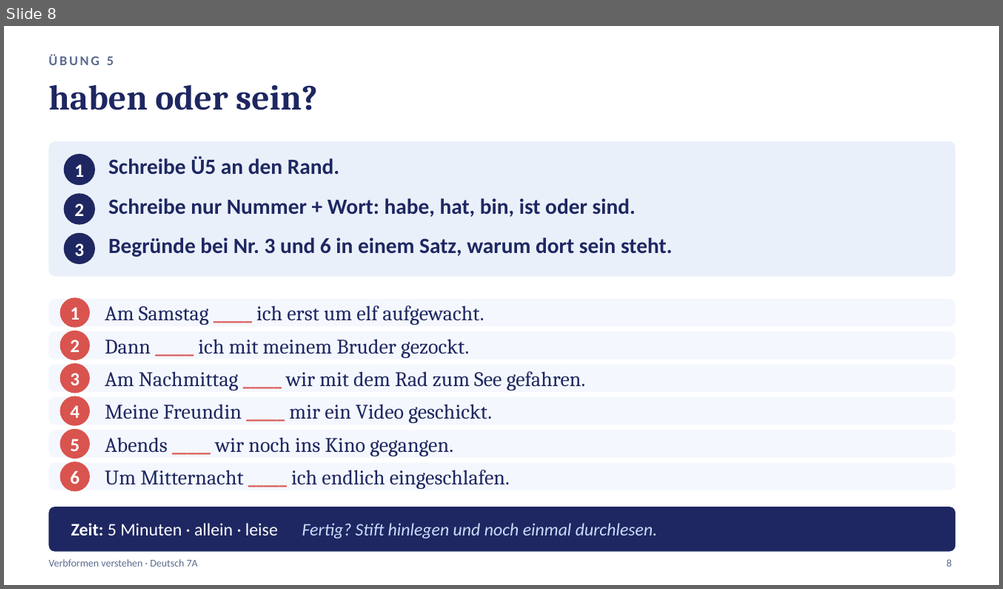
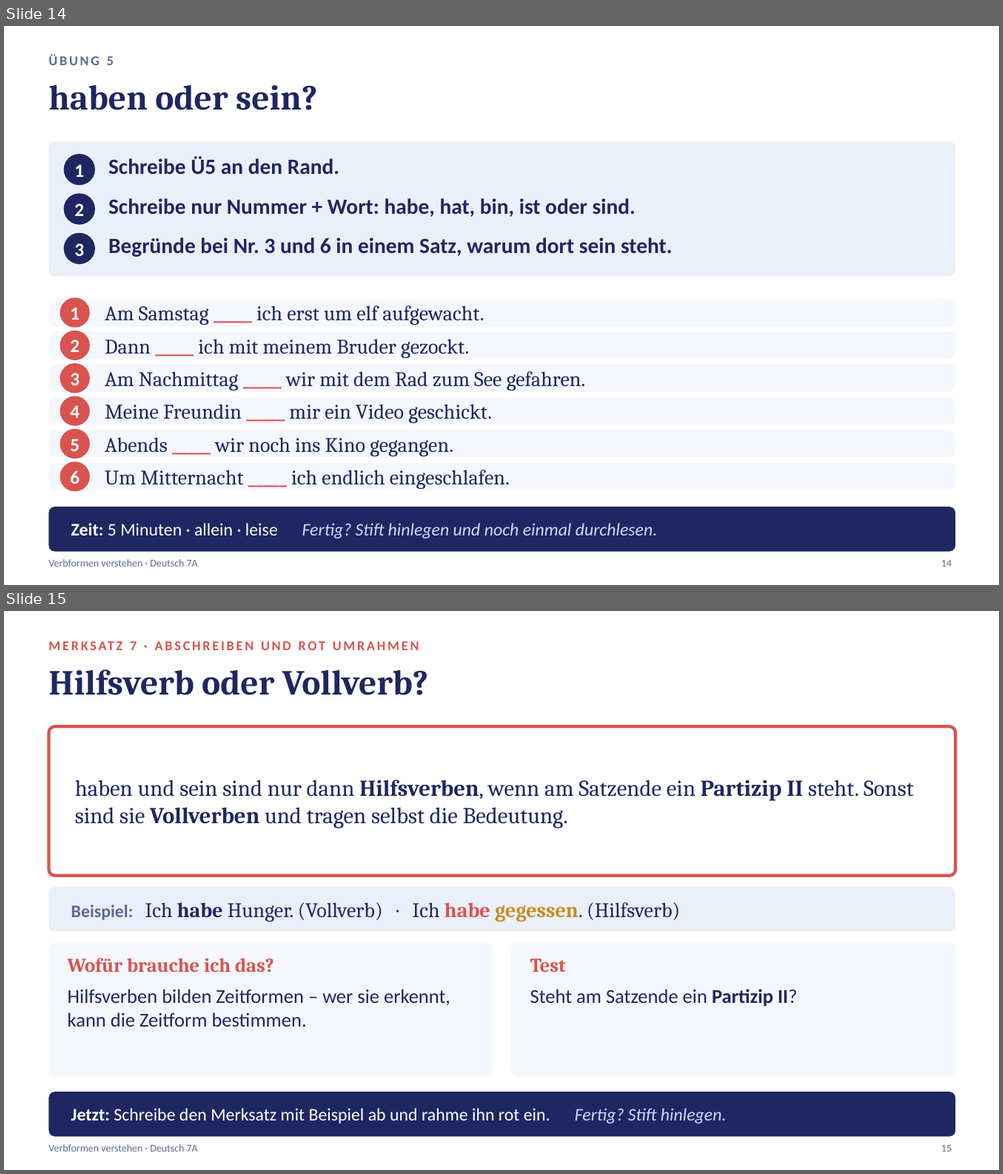
Before and after one commit to golzkonstantin-gif/Schule, a slide deck: Deutsch_7A/Verbformen_verstehen/Aufgaben_Verbformen_verstehen.pptx. Shown one above the other, each under a label of ours: slide 8 before the commit, slides 14 and 15 after it. The pictures are 1003x589 and 1003x1174 pixels, drawn with LibreOffice and Linux fonts; fonts in the diff are those of the drawing. Boxes give left, top, right and bottom in pixels: in the first picture for what was removed or moved away, otherwise in the second. Text is boxed around its words. In the diff, an @@ line names an element or a change of style, - is before the commit and + after.

```diff
--- a/Deutsch_7A/Verbformen_verstehen/Aufgaben_Verbformen_verstehen.pptx
+++ b/Deutsch_7A/Verbformen_verstehen/Aufgaben_Verbformen_verstehen.pptx
@@ slide 15 added at bbox=[4, 611, 999, 1170], background #FFFFFF @@
@@ text added at bbox=[130, 641, 136, 650], 13 pt, text #D9534F, bold @@
+MERKSATZ 7 · ABSCHREIBEN UND ROT UMRAHMEN
@@ text added at bbox=[48, 669, 428, 695], 34 pt, text #1E2761, bold @@
+Hilfsverb oder Vollverb?
@@ rounded rectangle added at bbox=[48, 726, 956, 876], fill #FFFFFF, outline #D9534F 3 pt @@
@@ text added at bbox=[75, 780, 913, 829], 22 pt, text #1E2761 @@
+haben und sein sind nur dann Hilfsverben, wenn am Satzende ein Partizip II steht. Sonst sind sie Vollverben und tragen selbst die Bedeutung.
@@ rounded rectangle added at bbox=[48, 887, 956, 932], fill #EAF0FA @@
@@ text added at bbox=[71, 903, 680, 922], 20 pt, text #1E2761 @@
+Beispiel: Ich habe Hunger. (Vollverb) · Ich habe gegessen. (Hilfsverb)
@@ rounded rectangle added at bbox=[48, 943, 492, 1077], fill #F4F7FD @@
@@ rounded rectangle added at bbox=[512, 943, 956, 1077], fill #F4F7FD @@
@@ text added at bbox=[68, 958, 274, 973], 19 pt, text #D9534F, bold @@
+Wofür brauche ich das?
@@ text added at bbox=[530, 959, 566, 972], 19 pt, text #D9534F, bold @@
+Test
@@ text added at bbox=[68, 989, 450, 1027], 19 pt, text #1E2761 @@
+Hilfsverben bilden Zeitformen – wer sie erkennt, kann die Zeitform bestimmen.
@@ text added at bbox=[530, 989, 797, 1007], 19 pt, text #1E2761 @@
+Steht am Satzende ein Partizip II?
@@ rounded rectangle added at bbox=[48, 1092, 956, 1137], fill #1E2761 @@
@@ text added at bbox=[71, 1108, 726, 1124], 17 pt, text #FFFFFF @@
+Jetzt: Schreibe den Merksatz mit Beispiel ab und rahme ihn rot ein. Fertig? Stift hinlegen.
@@ text added at bbox=[48, 1145, 198, 1152], 10 pt, text #5B6B8C @@
+Verbformen verstehen · Deutsch 7A
@@ text added at bbox=[941, 1145, 951, 1152], 10 pt, text #5B6B8C @@
+15
@@ what was slide 8 is now slide 14 @@
@@ slide 14 changed as well @@
@@ text at bbox=[941, 560, 951, 567]: text changed @@
-8
+14
```
Also in this commit, not shown: 9 other slides changed, 6 other slides added, 7 other files.
